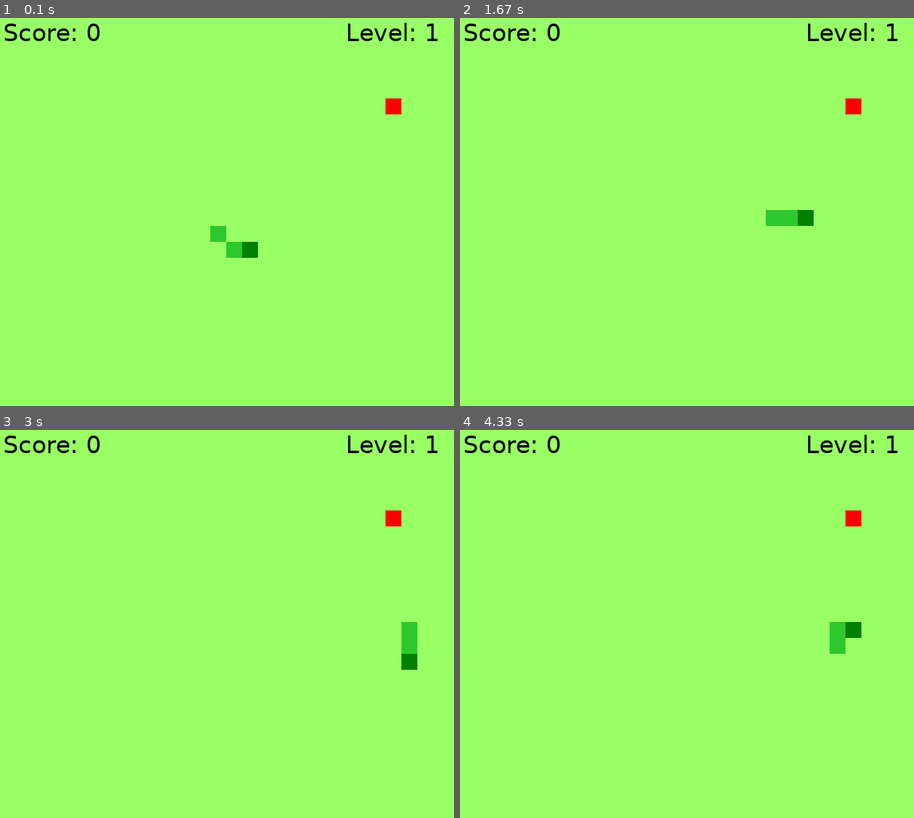
Above: before the commit, frames 1-4 (two rows, left to right).
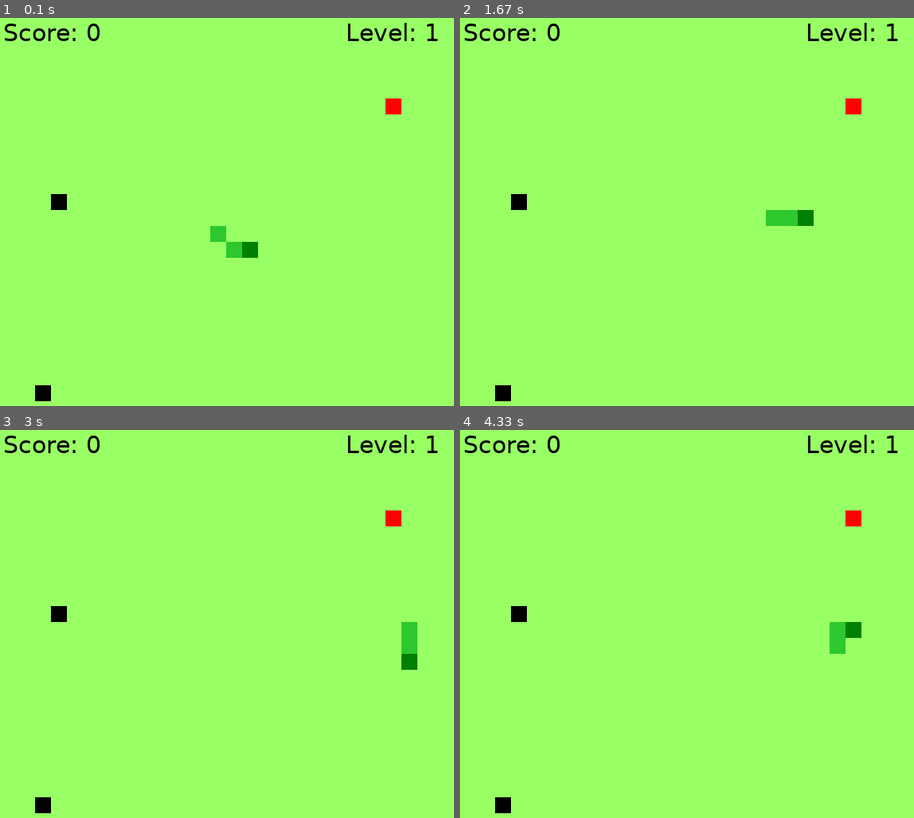
Above: after the commit, the same moments.

Repository: KaTzu007/PP2_LABS
Game: pygame game, started from Lab_8/snake.py
Two runs of this game, one before a commit and one after it. Both use one fixed random seed, a clock stepped at 60 frames per second and the inputs below.
Inputs:
- Up to frame 1 (0.1 s): no input
- Up to frame 2 (1.67 s): hold Up 0.83-1.3 s; hold Right from 1.33 s (still down)
- Up to frame 3 (3 s): release Right at 1.83 s; hold Down 2.43-2.98 s
- Up to frame 4 (4.33 s): hold Left 3.02-3.57 s; hold Up 3.6-4.15 s; hold Right from 4.18 s (still down)

The runs differ from the first frame. In frame 1, 0.3% of the frame differs, in the area x 7-15%, y 45-99%; in frame 2, 0.3%; in frame 3, 0.3%; in frame 4, 0.3%.

Commit message:
Adding code to satisfy task conditions

Diff:
--- a/Lab_8/snake.py
+++ b/Lab_8/snake.py
@@ -1,18 +1,36 @@
 import pygame, time, sys, random
+
+#Класс стены
+class Wall:
+    def __init__(self, snakeBody):
+        self.size = 20
+        self.rect = self.spawn(snakeBody)
+
+    def spawn(self, snakeBody):
+        while True:
+            self.x = random.randint(1, width // self.size - 2) * self.size
+            self.y = random.randint(1, height // self.size - 2) * self.size
+            wall = pygame.Rect(self.x, self.y, self.size, self.size)
+
+            if wall not in snakeBody:
+                return wall
+
+    def draw(self, screen):
+        pygame.draw.rect(screen, (0, 0, 0), self.rect)
 
 #Класс яблоко
 class Apple:
-    def __init__(self, snakeBody): #Конструктор
+    def __init__(self, snakeBody, walls): #Конструктор
         self.size = 20
-        self.rect = self.spawn(snakeBody)
-
-    def spawn(self, snakeBody): #Фугкция для спавна яблока на рандомном месте
+        self.rect = self.spawn(snakeBody, walls)
+
+    def spawn(self, snakeBody, walls): #Фугкция для спавна яблока на рандомном месте
         while True:
             self.x = random.randint(0, width // self.size - 1) * self.size
             self.y = random.randint(0, height // self.size - 1) * self.size
             apple = pygame.Rect(self.x, self.y, self.size, self.size) #Создаем квадрат для яблоки
 
-            if apple not in snakeBody: #Проверка находиться ли яблоко под змейкой
+            if apple not in snakeBody and all(not apple.colliderect(wall.rect) for wall in walls): #Проверка находиться ли яблоко под змейкой
                 return apple
 
     def draw(self, screen): #Функция для прорисовки
@@ -28,13 +46,22 @@
         self.direction = pygame.Vector2(1, 0) #Направление змеи(вправо)
         self.nextDirection = self.direction #Чтобы избежать багов
 
-        self.apple = Apple(self.body) #Создаем объект яблоко
+        self.walls = []
+        self.addWalls()
+        self.apple = Apple(self.body, self.walls) #Создаем объект яблоко
+
+    def addWalls(self):
+        self.walls.append(Wall(self.body + [wall.rect for wall in self.walls]))
+        self.walls.append(Wall(self.body + [wall.rect for wall in self.walls]))
 
     def draw(self, screen): #Функция для прорисовки
         pygame.draw.rect(screen, (0, 128, 0), self.body[0]) #Рисуем голову
 
         for segment in self.body[1:]: #Рисуем остальную часть тела
             pygame.draw.rect(screen, (45, 200, 45), segment)
+
+        for wall in self.walls:
+            wall.draw(screen)
 
         self.apple.draw(screen)
 
@@ -55,6 +82,10 @@
         if head in self.body:
             return False
 
+        for wall in self.walls:
+            if head.colliderect(wall.rect):
+                return False
+
         self.body.insert(0, head) #Добавляем новую голову в первую позицию
 
         #Если змейка съела яблоко
@@ -62,6 +93,7 @@
             apples += 1
 
             if apples % 3 == 0: #Проверяем съедено ли 3 яблок
+                self.addWalls()
                 levelUp = pygame.mixer.Sound("src/snake/level-up.mp3") #Включаем музыку
                 levelUp.play()
 
@@ -74,7 +106,7 @@
 
             time.sleep(0.1)
 
-            self.apple = Apple(self.body) #Создаем новый объект яблоки
+            self.apple = Apple(self.body, self.walls) #Создаем новый объект яблоки
         else:
             self.body.pop() #Удаляем тело в последнем фрейме, чтобы все выглядело нормально
 
